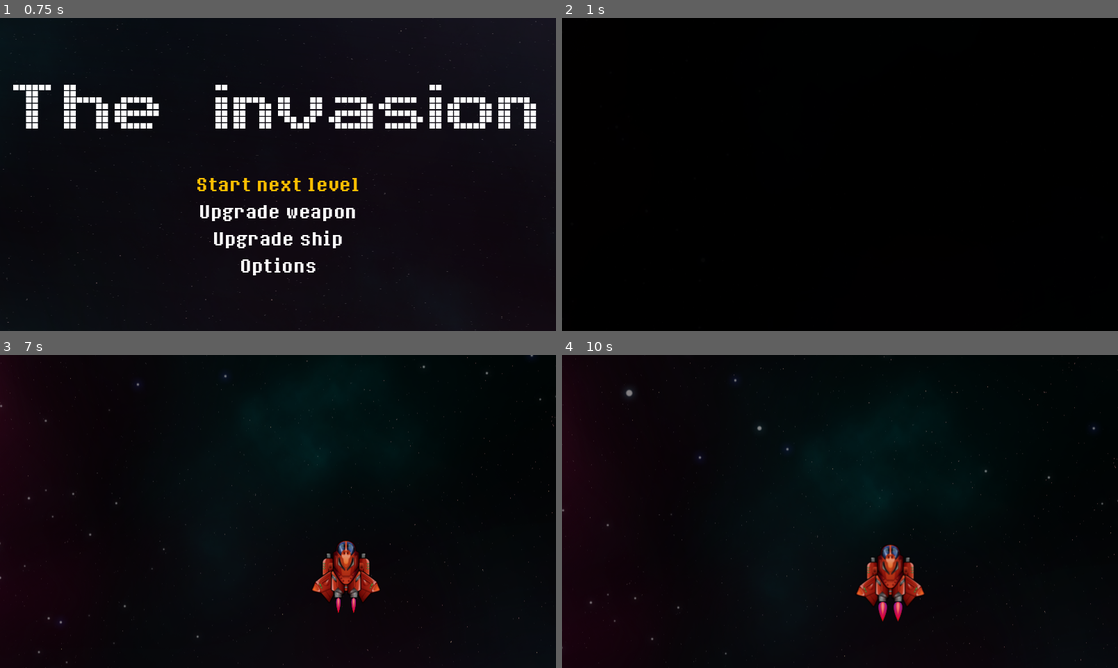
Above: before the commit, frames 1-4 (two rows, left to right).
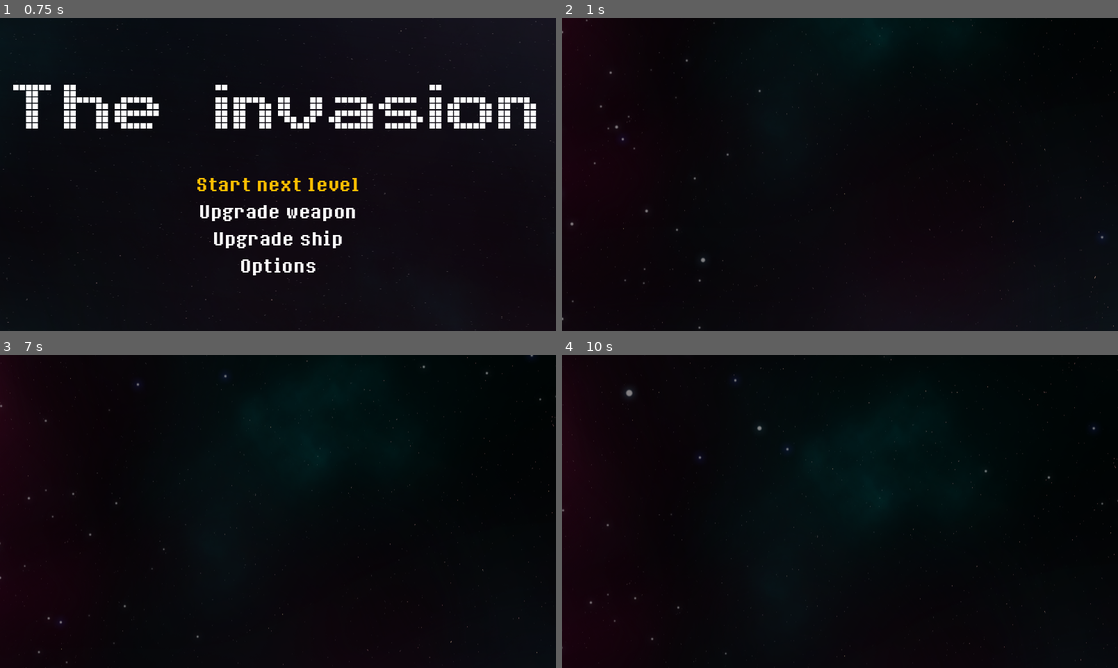
Above: after the commit, the same moments.

Repository: etse/2D-arcade-shooter
Game: Godot game, scene res://screens/Menu/Menu.tscn
The game is run twice, just before and just after one commit, with the same random seed, the same clock (stepped at 60 frames per second) and the same inputs. Sound files missing from this copy of the repository are replaced by a short silence.
Inputs (mouse positions are in pixels of both pictures, inside the frame that each line leads up to):
- Up to frame 1 (0.75 s): tap Enter (ui_accept) at 0.5 s; move the mouse to (278, 183) at 0.52 s; press the mouse at (278, 183) at 0.53 s; hold Right (move_right) from 0.53 s (still down)
- Up to frame 2 (1 s): keep holding Right (move_right); tap Enter (ui_accept) at 0.77 s
- Up to frame 3 (7 s): move the mouse to (166, 527) at 1.27 s; release Right (move_right) at 1.28 s; release the mouse at (166, 527) at 1.28 s; hold Down (move_down) 1.28-2.03 s; tap Space (shoot) every 1.5 s from 1.35 to 5.85 s; tap Enter (ui_accept) at 1.52, 3.02, 3.77, 4.52, 6.02, 6.77 s; move the mouse to (333, 442) at 2.02 s; press the mouse at (333, 442) at 2.03 s; hold Right (move_right) 2.03-2.78 s; move the mouse to (250, 574) at 2.77 s; release the mouse at (250, 574) at 2.78 s; hold Up (move_up) 2.78-3.53 s; click (250, 574) at 2.92 s; move the mouse to (444, 558) at 3.52 s; press the mouse at (444, 558) at 3.53 s; hold Left (move_left) 3.53-5.03 s; move the mouse to (111, 464) at 4.27 s; release the mouse at (111, 464) at 4.28 s; move the mouse to (305, 511) at 5.02 s; press the mouse at (305, 511) at 5.03 s; hold Down (move_down) 5.03-5.78 s; move the mouse to (194, 433) at 5.77 s; release the mouse at (194, 433) at 5.78 s; hold Right (move_right) 5.78-6.53 s; move the mouse to (400, 495) at 6.52 s; press the mouse at (400, 495) at 6.53 s; hold Up (move_up) from 6.53 s (still down)
- Up to frame 4 (10 s): move the mouse to (728, 527) at 7.27 s; release Up (move_up) at 7.28 s; release the mouse at (728, 527) at 7.28 s; hold Right (move_right) 7.28-8.03 s; tap Space (shoot) at 7.35, 8.85 s; click (728, 527) at 7.42 s; tap Enter (ui_accept) at 7.52, 9.02, 9.77 s; move the mouse to (895, 442) at 8.02 s; press the mouse at (895, 442) at 8.03 s; hold Down (move_down) 8.03-8.78 s; move the mouse to (812, 574) at 8.77 s; release the mouse at (812, 574) at 8.78 s; hold Left (move_left) 8.78-9.53 s; move the mouse to (1006, 558) at 9.52 s; press the mouse at (1006, 558) at 9.53 s; hold Up (move_up) from 9.53 s (still down)

Frame 1 is identical in both runs. In frame 2, 1.6% of the frame differs, in the area x 0-100%, y 0-100%; in frame 3, 1.4%; in frame 4, 1.5%.
Error before the commit: Cannot call method 'change_scene_to_file' on a null value. (res://screens/Menu/Menu.gd:24)
Error after the commit: Cannot call method 'change_scene_to_file' on a null value. (res://screens/Menu/Menu.gd:25)

Commit message:
Fikser fler feil etter oppgradering med tweens

Diff:
--- a/components/HUD/HUD.gd
+++ b/components/HUD/HUD.gd
@@ -1,4 +1,8 @@
 extends CanvasLayer
+var healthTween: Tween
+
+func _ready():
+	healthTween = create_tween()
 
 func _process(delta):
 	$ScoreLabel.text = "$%s" % Score.score
@@ -7,6 +11,6 @@
 	$HealthBar.max_value = health
 
 func update_health(health: float):
-	$HealthTween.stop_all()
-	$HealthTween.interpolate_property($HealthBar, "value", $HealthBar.value, health, 0.3, Tween.TRANS_LINEAR, Tween.EASE_OUT)
-	$HealthTween.start()
+	healthTween.stop()
+	healthTween.tween_property($HealthBar, "value", health, 0.3).from_current().set_trans(Tween.TRANS_LINEAR)
+	healthTween.play()
--- a/components/HUD/HUD.tscn
+++ b/components/HUD/HUD.tscn
@@ -1,27 +1,32 @@
-[gd_scene load_steps=6 format=2]
+[gd_scene load_steps=6 format=3 uid="uid://1b74sphhym2f"]
 
-[ext_resource path="res://components/HUD/HUD.gd" type="Script" id=1]
-[ext_resource path="res://assets/fonts/8bitOperatorPlus-Bold.ttf" type="FontFile" id=2]
+[ext_resource type="Script" path="res://components/HUD/HUD.gd" id="1"]
+[ext_resource type="FontFile" uid="uid://doesrguwx81i0" path="res://assets/fonts/8bitOperatorPlus-Bold.ttf" id="2"]
 
-[sub_resource type="FontFile" id=1]
-size = 32
-font_data = ExtResource( 2 )
+[sub_resource type="FontFile" id="1"]
+fallbacks = Array[Font]([ExtResource("2")])
+cache/0/16/0/ascent = 0.0
+cache/0/16/0/descent = 0.0
+cache/0/16/0/underline_position = 0.0
+cache/0/16/0/underline_thickness = 0.0
+cache/0/16/0/scale = 1.0
+cache/0/16/0/kerning_overrides/16/0 = Vector2(0, 0)
 
-[sub_resource type="Gradient" id=2]
-colors = PackedColorArray( 0.733333, 0.0862745, 0, 0.588235, 0.152941, 0.576471, 0, 0.588235 )
+[sub_resource type="Gradient" id="2"]
+colors = PackedColorArray(0.733333, 0.0862745, 0, 0.588235, 0.152941, 0.576471, 0, 0.588235)
 
-[sub_resource type="GradientTexture2D" id=3]
-gradient = SubResource( 2 )
+[sub_resource type="GradientTexture2D" id="3"]
+gradient = SubResource("2")
 
 [node name="HUD" type="CanvasLayer"]
-script = ExtResource( 1 )
+script = ExtResource("1")
 
 [node name="ScoreLabel" type="Label" parent="."]
 offset_left = 20.0
 offset_top = 1020.0
 offset_right = 138.0
 offset_bottom = 1063.0
-theme_override_fonts/font = SubResource( 1 )
+theme_override_fonts/font = SubResource("1")
 text = "Score: 0"
 
 [node name="HealthBar" type="TextureProgressBar" parent="."]
@@ -31,7 +36,5 @@
 offset_bottom = 1060.0
 step = 0.01
 value = 100.0
-texture_progress = SubResource( 3 )
 nine_patch_stretch = true
-
-[node name="HealthTween" type="Tween" parent="."]
+texture_progress = SubResource("3")
--- a/components/Player/Player.gd
+++ b/components/Player/Player.gd
@@ -68,8 +68,9 @@
 func on_destroyed():
 	self.isDestroyed = true
 	$CollisionShape2D.disabled = true
-	$Tween.interpolate_property(self, "modulate", Color(1, 1, 1, 1), Color(1, 1, 1, 0), 0.5, Tween.TRANS_CUBIC, Tween.EASE_OUT)
-	$Tween.start()
+	var tween = create_tween()
+	tween.tween_property(self, "modulate", Color(1, 1, 1, 0), 0.5).set_trans(Tween.TRANS_CUBIC)
+	tween.plat()
 	CameraControl.screen_shake(22, 10, 0.5)
 	destroyed.emit()
 
--- a/screens/Level/Level.gd
+++ b/screens/Level/Level.gd
@@ -1,9 +1,9 @@
 extends Node
 
 var menuScnene = "res://screens/Menu/Menu.tscn"
-@onready var tween = get_tree().create_tween()
 
 func _ready():
+	var tween = get_tree().create_tween()
 	$Overlay.modulate = Color(0, 0, 0, 1)
 	CameraControl.connect("screenshake", Callable(self, "_on_screen_shake"))
 	$HUD.set_max_health($Player.max_health)
@@ -17,7 +17,8 @@
 	$HUD.update_health(health)
 
 func _on_Player_destroyed():
+	var tween = get_tree().create_tween()
 	tween.tween_property($Overlay, "modulate", Color(0, 0, 0, 1), 2).set_trans(Tween.TRANS_CUBIC)
 	tween.play()
-	await tween.tween_completed
+	await tween.finished
 	get_tree().change_scene_to_file(menuScnene)
--- a/screens/Level/Level.tscn
+++ b/screens/Level/Level.tscn
@@ -36,10 +36,10 @@
 shape = SubResource("2")
 
 [node name="HUD" parent="." instance=ExtResource("2")]
-
-[node name="Level1" parent="." instance=ExtResource("3")]
+visible = false
 
 [node name="Player" parent="." instance=ExtResource("4")]
+visible = false
 position = Vector2(960, 950)
 
 [node name="Camera3D" type="Camera2D" parent="."]
@@ -47,8 +47,13 @@
 ignore_rotation = false
 
 [node name="ScreenShake" parent="Camera3D" instance=ExtResource("5")]
+visible = false
+
+[node name="Level1" parent="." instance=ExtResource("3")]
+visible = false
 
 [node name="Overlay" type="Polygon2D" parent="."]
+visible = false
 modulate = Color(0, 0, 0, 1)
 polygon = PackedVector2Array(0, 0, 1920, 0, 1920, 1080, 0, 1080)
 
--- a/screens/Level/levels/Level1/01_SimpleFighters.gd
+++ b/screens/Level/levels/Level1/01_SimpleFighters.gd
@@ -4,7 +4,6 @@
 var spawnCount = 0
 @onready var startPoints = [$Points/StartLeft, $Points/StartCenter, $Points/StartRight, $Points/StartCenter]
 @onready var endPoints = [$Points/EndLeft, $Points/EndCenter, $Points/EndRight, $Points/EndCenter]
-@onready var tween = get_tree().create_tween()
 
 func start():
 	spawnCount = 0
@@ -18,6 +17,7 @@
 	$Timer.stop()
 
 func _on_Timer_timeout():
+	var tween = get_tree().create_tween()
 	var enemy = basicEnemy.instantiate()
 	var startPos = startPoints[spawnCount % startPoints.size()]
 	var endPos = endPoints[spawnCount % endPoints.size()]
--- a/screens/Level/levels/Level1/BossBattle.gd
+++ b/screens/Level/levels/Level1/BossBattle.gd
@@ -5,6 +5,7 @@
 @onready var entryPos = $Points/Entry
 @onready var leftPos = $Points/Left
 @onready var rightPos = $Points/Right
+@onready var tween = get_tree().create_tween()
 
 
 func start():
@@ -12,23 +13,23 @@
 	boss.position = startPos.position
 	add_child(boss)
 
-	$Tween.interpolate_property(boss, "position", startPos.position, entryPos.position, 5, Tween.TRANS_CUBIC, Tween.EASE_OUT)
-	$Tween.start()
-	await $Tween.tween_completed
+	tween.tween_property(boss, "position", startPos.position, 5).set_trans(Tween.TRANS_SINE)
+	tween.play
+	await tween.tween_completed
 
-	$Tween.interpolate_property(boss, "position", entryPos.position, rightPos.position, 3, Tween.TRANS_SINE, Tween.EASE_IN_OUT)
-	$Tween.start()
+	tween.tween_property(boss, "position", entryPos.position, 3).set_trans(Tween.TRANS_SINE)
+	tween.play()
 	boss.startShooting()
-	await $Tween.tween_completed
+	await tween.tween_completed
 
 	while(boss.health > 0):
-		$Tween.interpolate_property(boss, "position", rightPos.position, leftPos.position, 5, Tween.TRANS_SINE, Tween.EASE_IN_OUT)
-		$Tween.start()
-		await $Tween.tween_completed
+		tween.tween_property(boss, "position", rightPos.position, 5).set_trans(Tween.TRANS_SINE)
+		tween.play()
+		await tween.tween_completed
 
-		$Tween.interpolate_property(boss, "position", leftPos.position, rightPos.position, 5, Tween.TRANS_SINE, Tween.EASE_IN_OUT)
-		$Tween.start()
-		await $Tween.tween_completed
+		tween.tween_property(boss, "position", rightPos.position, 5).set_trans(Tween.TRANS_SINE)
+		tween.play()
+		await tween.tween_completed
 
 func update(delta: float):
 	pass
--- a/screens/Level/levels/Level1/Formation.gd
+++ b/screens/Level/levels/Level1/Formation.gd
@@ -2,6 +2,7 @@
 
 var basicEnemy = preload("res://components/Enemies/BasicEnemy/BasicEnemy.tscn")
 var spawnCount = 0
+@onready var tween = get_tree().create_tween()
 
 func start():
 	spawnCount = 0
@@ -24,8 +25,8 @@
 		$Enemies/RightPath.add_child(path)
 	path.rotate = false
 	path.rotation = 0
-	$Tween.interpolate_property(path, "progress_ratio", 0, 1, 7, Tween.TRANS_LINEAR, Tween.EASE_IN)
-	$Tween.start()
+	tween.interpolate_property(path, "progress_ratio", 1).set_trans(Tween.TRANS_LINEAR)
+	tween.play()
 	spawnCount += 1
 
 
--- a/screens/Level/levels/Level1/Level1.tscn
+++ b/screens/Level/levels/Level1/Level1.tscn
@@ -1,115 +1,109 @@
-[gd_scene load_steps=13 format=2]
+[gd_scene load_steps=13 format=3 uid="uid://by33htaqqymtq"]
 
-[ext_resource path="res://screens/Level/levels/Level1/Level1.gd" type="Script" id=1]
-[ext_resource path="res://components/InfinityScroll/InfinityScroll.tscn" type="PackedScene" id=2]
-[ext_resource path="res://assets/backgrounds/Nebula Aqua-Pink-small.png" type="Texture2D" id=3]
-[ext_resource path="res://assets/backgrounds/Stars-Big_1_2_PC.png" type="Texture2D" id=4]
-[ext_resource path="res://assets/backgrounds/Stars Small_1.png" type="Texture2D" id=5]
-[ext_resource path="res://assets/music/Rolemusic_The_Pirate_And_The_Dancer.ogg" type="AudioStream" id=6]
-[ext_resource path="res://screens/Level/levels/Level1/Wait.gd" type="Script" id=7]
-[ext_resource path="res://screens/Level/levels/Level1/01_SimpleFighters.gd" type="Script" id=8]
-[ext_resource path="res://screens/Level/levels/Level1/Formation.gd" type="Script" id=9]
-[ext_resource path="res://screens/Level/levels/Level1/BossBattle.gd" type="Script" id=10]
+[ext_resource type="Script" path="res://screens/Level/levels/Level1/Level1.gd" id="1"]
+[ext_resource type="PackedScene" path="res://components/InfinityScroll/InfinityScroll.tscn" id="2"]
+[ext_resource type="Texture2D" uid="uid://llk20olhalge" path="res://assets/backgrounds/Nebula Aqua-Pink-small.png" id="3"]
+[ext_resource type="Texture2D" uid="uid://c0cb4bkkh40hh" path="res://assets/backgrounds/Stars-Big_1_2_PC.png" id="4"]
+[ext_resource type="Texture2D" uid="uid://c7ofebfvkc8nr" path="res://assets/backgrounds/Stars Small_1.png" id="5"]
+[ext_resource type="AudioStream" uid="uid://b73urvwhaekvs" path="res://assets/music/Rolemusic_The_Pirate_And_The_Dancer.ogg" id="6"]
+[ext_resource type="Script" path="res://screens/Level/levels/Level1/Wait.gd" id="7"]
+[ext_resource type="Script" path="res://screens/Level/levels/Level1/01_SimpleFighters.gd" id="8"]
+[ext_resource type="Script" path="res://screens/Level/levels/Level1/Formation.gd" id="9"]
+[ext_resource type="Script" path="res://screens/Level/levels/Level1/BossBattle.gd" id="10"]
 
-[sub_resource type="Curve2D" id=1]
+[sub_resource type="Curve2D" id="1"]
 bake_interval = 10.0
 _data = {
-"points": PackedVector2Array( 17.7286, -220.499, -17.7286, 220.499, 416, -64, 0, -446.539, 0, 446.539, 1568, 512, 5.54018, -274.793, -5.54018, 274.793, 416, 1184 )
+"points": PackedVector2Array(17.7286, -220.499, -17.7286, 220.499, 416, -64, 0, -446.539, 0, 446.539, 1568, 512, 5.54018, -274.793, -5.54018, 274.793, 416, 1184)
 }
+point_count = 3
 
-[sub_resource type="Curve2D" id=2]
+[sub_resource type="Curve2D" id="2"]
 _data = {
-"points": PackedVector2Array( -63.9377, -242.147, 63.9377, 242.147, 1536, -96, 14.9642, -446.204, -14.9642, 446.204, 416, 512, 69.3793, -244.868, -69.3793, 244.868, 1472, 1184 )
+"points": PackedVector2Array(-63.9377, -242.147, 63.9377, 242.147, 1536, -96, 14.9642, -446.204, -14.9642, 446.204, 416, 512, 69.3793, -244.868, -69.3793, 244.868, 1472, 1184)
 }
+point_count = 3
 
 [node name="Level1" type="Node2D"]
-script = ExtResource( 1 )
+script = ExtResource("1")
 
 [node name="Background" type="Node" parent="."]
-editor/display_folded = true
 
-[node name="Nebula" parent="Background" instance=ExtResource( 2 )]
-texture = ExtResource( 3 )
+[node name="Nebula" parent="Background" instance=ExtResource("2")]
+texture = ExtResource("3")
 scroll_speed = 20.0
 
-[node name="Stars1" parent="Background" instance=ExtResource( 2 )]
-texture = ExtResource( 4 )
+[node name="Stars1" parent="Background" instance=ExtResource("2")]
+texture = ExtResource("4")
 scroll_speed = 35.0
 alpha = 0.5
 
-[node name="Stars2" parent="Background" instance=ExtResource( 2 )]
-texture = ExtResource( 5 )
+[node name="Stars2" parent="Background" instance=ExtResource("2")]
+texture = ExtResource("5")
 scroll_speed = 50.0
 alpha = 0.5
 
 [node name="Music" type="AudioStreamPlayer" parent="Background"]
-stream = ExtResource( 6 )
+stream = ExtResource("6")
 volume_db = -20.0
 autoplay = true
-bus = "music"
+bus = &"music"
 
 [node name="Waves" type="Node" parent="."]
-editor/display_folded = true
 
 [node name="Wait" type="Node" parent="Waves"]
-editor/display_folded = true
-script = ExtResource( 7 )
+script = ExtResource("7")
 
 [node name="Timer" type="Timer" parent="Waves/Wait"]
 wait_time = 5.0
 
 [node name="SimpleFighters" type="Node" parent="Waves"]
-script = ExtResource( 8 )
-
-[node name="tween" type="Tween" parent="Waves/SimpleFighters"]
+script = ExtResource("8")
 
 [node name="Timer" type="Timer" parent="Waves/SimpleFighters"]
 wait_time = 2.0
 
 [node name="Points" type="Node" parent="Waves/SimpleFighters"]
-editor/display_folded = true
 
 [node name="StartLeft" type="Marker2D" parent="Waves/SimpleFighters/Points"]
 visible = false
-position = Vector2( 400, -90 )
+position = Vector2(400, -90)
 
 [node name="StartCenter" type="Marker2D" parent="Waves/SimpleFighters/Points"]
 visible = false
-position = Vector2( 950, -90 )
+position = Vector2(950, -90)
 
 [node name="StartRight" type="Marker2D" parent="Waves/SimpleFighters/Points"]
 visible = false
-position = Vector2( 1500, -90 )
+position = Vector2(1500, -90)
 
 [node name="EndLeft" type="Marker2D" parent="Waves/SimpleFighters/Points"]
 visible = false
-position = Vector2( 400, 1170 )
+position = Vector2(400, 1170)
 
 [node name="EndCenter" type="Marker2D" parent="Waves/SimpleFighters/Points"]
 visible = false
-position = Vector2( 950, 1170 )
+position = Vector2(950, 1170)
 
 [node name="EndRight" type="Marker2D" parent="Waves/SimpleFighters/Points"]
 visible = false
-position = Vector2( 1500, 1170 )
+position = Vector2(1500, 1170)
 
 [node name="Enemies" type="Node" parent="Waves/SimpleFighters"]
 
 [node name="Formation" type="Node" parent="Waves"]
-script = ExtResource( 9 )
+script = ExtResource("9")
 
 [node name="Timer" type="Timer" parent="Waves/Formation"]
 wait_time = 1.2
 
-[node name="Tween" type="Tween" parent="Waves/Formation"]
-
 [node name="Enemies" type="Node" parent="Waves/Formation"]
 
 [node name="LeftPath" type="Path2D" parent="Waves/Formation/Enemies"]
-curve = SubResource( 1 )
+curve = SubResource("1")
 
 [node name="RightPath" type="Path2D" parent="Waves/Formation/Enemies"]
-curve = SubResource( 2 )
+curve = SubResource("2")
 
 [node name="DifferentStrength" type="Node" parent="Waves"]
 
@@ -120,26 +114,22 @@
 [node name="CalmBeforeBoss" type="Node" parent="Waves"]
 
 [node name="BossBattle" type="Node" parent="Waves"]
-script = ExtResource( 10 )
-
-[node name="Tween" type="Tween" parent="Waves/BossBattle"]
+script = ExtResource("10")
 
 [node name="Points" type="Node" parent="Waves/BossBattle"]
 
 [node name="Start" type="Marker2D" parent="Waves/BossBattle/Points"]
-position = Vector2( 980, -200 )
+position = Vector2(980, -200)
 
 [node name="Entry" type="Marker2D" parent="Waves/BossBattle/Points"]
-position = Vector2( 980, 180 )
+position = Vector2(980, 180)
 
 [node name="Left" type="Marker2D" parent="Waves/BossBattle/Points"]
-position = Vector2( 200, 180 )
+position = Vector2(200, 180)
 
 [node name="Right" type="Marker2D" parent="Waves/BossBattle/Points"]
-position = Vector2( 1720, 180 )
+position = Vector2(1720, 180)
 
 [connection signal="timeout" from="Waves/Wait/Timer" to="Waves/Wait" method="_on_Timer_timeout"]
-[connection signal="tween_completed" from="Waves/SimpleFighters/tween" to="Waves/SimpleFighters" method="_on_tween_tween_completed"]
 [connection signal="timeout" from="Waves/SimpleFighters/Timer" to="Waves/SimpleFighters" method="_on_Timer_timeout"]
 [connection signal="timeout" from="Waves/Formation/Timer" to="Waves/Formation" method="_on_Timer_timeout"]
-[connection signal="tween_completed" from="Waves/Formation/Tween" to="Waves/Formation" method="_on_Tween_tween_completed"]
--- a/screens/Menu/Menu.gd
+++ b/screens/Menu/Menu.gd
@@ -3,14 +3,15 @@
 @onready var currentPanel = $MenuContainer/MainMenu
 @onready var levelScene = "res://screens/Level/Level.tscn"
 
-func _switch_panel(toPanel):
+func _switch_panel(toPanel: Object):
 	toPanel.modulate = Color(1, 1, 1, 0)
 	toPanel.visible = true
-	$TransitionTween.interpolate_property(currentPanel, "modulate", Color(1, 1, 1, 1), Color(1, 1, 1, 0), 0.1, Tween.TRANS_LINEAR, Tween.EASE_IN_OUT)
-	$TransitionTween.start()
-	$TransitionTween.interpolate_property(toPanel, "modulate", Color(1, 1, 1, 0), Color(1, 1, 1, 1), 0.1, Tween.TRANS_LINEAR, Tween.EASE_IN_OUT)
-	$TransitionTween.start()
-	await $TransitionTween.tween_completed
+	var tween = get_tree().create_tween()
+	tween.tween_property(currentPanel, "modulate:a", 0, 0.1).set_trans(Tween.TRANS_LINEAR)
+	tween.play()
+	tween.tween_property(toPanel, "modulate:a", 1, 0.1).set_trans(Tween.TRANS_LINEAR)
+	tween.play()
+	await tween.finished
 	currentPanel.visible = false
 	currentPanel = toPanel
 
Not shown, added: icon.png.import
Not shown: 1 places in screens/Level/Level.tscn that only renumber resources
